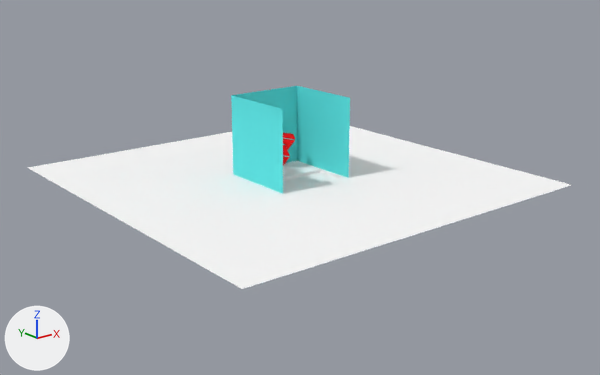
Before and after pictures for a commit that changed the OBJ model src/scene.obj.
Both versions are drawn from a camera (50 mm lens) standing at (-34.7, -44.4, 13.4) and looking at (-0.1, -1.2, -3.9). The axes (+X, +Y, +Z) are drawn at lower left. The lights are the same throughout. Where no turn or scale is listed for an object, it has been applied to the vertices.

The first picture shows 'BackWall_Cube.003', 'Floor_Cube.001', 'LeftWall_Cube.005', 'RightWall_Cube.002', 'Sand_Cube.006', 'Water_Plane.001', 'logo'.
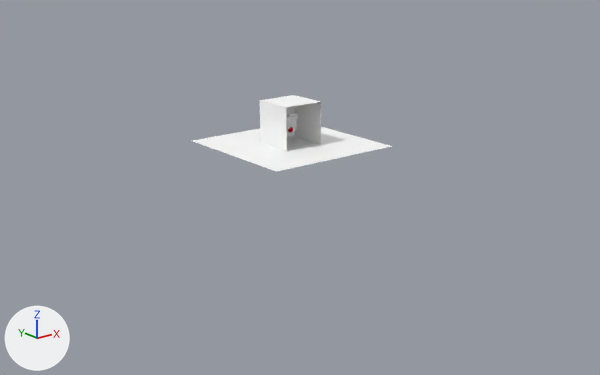
Patch to the scene script:
```diff
--- a/src/scene.obj.py
+++ b/src/scene.obj.py
@@ mat_logo @@
 mat_logo = principled_material('Logo')
-mat_logo.base_color = (1.0, 0.0, 0.0)  # red #ff0000
+mat_logo.base_color = (0.8, 0.8, 0.8)  # white #e7e7e7
 mat_logo.roughness = 1.0
@@ me_backwall_cube_003 @@
 me_backwall_cube_003.from_pydata(...)  # 4 vertices, 2 faces; spans x -2.89..2.89, y 2.89, z -3.48..2.31
-me_backwall_cube_003.vertices[0].co = (-2.89, 2.89, -3.48)  # pixel (233, 175)
-me_backwall_cube_003.vertices[1].co = (-2.89, 2.89, 2.31)  # pixel (231, 95)
-me_backwall_cube_003.vertices[2].co = (2.89, 2.89, -3.48)
-me_backwall_cube_003.vertices[3].co = (2.89, 2.89, 2.31)  # pixel (297, 85)
-me_backwall_cube_003.materials.append(mat_walls)  # cyan #59e7e7
+# me_backwall_cube_003 part 1
+me_backwall_cube_003.vertices[0].co = (-1.5, 1.5, -1.0)  # pixel (260, 142)
+me_backwall_cube_003.vertices[1].co = (-1.5, 1.5, 2.0)  # pixel (259, 100)
+me_backwall_cube_003.vertices[2].co = (1.5, 1.5, -1.0)  # pixel (293, 136)
+me_backwall_cube_003.vertices[3].co = (1.5, 1.5, 2.0)  # pixel (293, 95)
+me_backwall_cube_003.materials.append(mat_floor)  # white #ffffff
@@ me_logo @@
 me_logo.from_pydata(...)  # 96 vertices, 156 faces; spans x -1.29..1.6, y 1.22..2.96, z -3.48..-0.56
+# me_logo part 2: the whole mesh is multiplied about its middle by the matrix ((0.422, -0.231, -0.089), (0.208, 0.426, -0.121), (0.135, 0.066, 0.465)), then moved by (-0.14, -2.0, 2.43)
 me_logo.materials.append(mat_logo)
@@ me_rightwall_cube_002 @@
 me_rightwall_cube_002.from_pydata(...)  # 4 vertices, 2 faces; spans x 2.89, y -2.89..2.89, z -3.48..2.31
-me_rightwall_cube_002.vertices[0].co = (2.89, -2.89, -3.48)
-me_rightwall_cube_002.vertices[1].co = (2.89, -2.89, 2.31)  # pixel (350, 97)
-me_rightwall_cube_002.vertices[2].co = (2.89, 2.89, -3.48)
-me_rightwall_cube_002.vertices[3].co = (2.89, 2.89, 2.31)  # pixel (297, 85)
-me_rightwall_cube_002.materials.append(mat_walls)  # cyan #59e7e7
+# me_rightwall_cube_002 part 3
+me_rightwall_cube_002.vertices[0].co = (1.5, -1.5, -1.0)  # pixel (320, 144)
+me_rightwall_cube_002.vertices[1].co = (1.5, -1.5, 2.0)  # pixel (321, 101)
+me_rightwall_cube_002.vertices[2].co = (1.5, 1.5, -1.0)  # pixel (293, 136)
+me_rightwall_cube_002.vertices[3].co = (1.5, 1.5, 2.0)  # pixel (293, 95)
+me_rightwall_cube_002.materials.append(mat_floor)  # white #ffffff
@@ me_leftwall_cube_001 @@
+me_leftwall_cube_001.from_pydata([(-1.5, -1.5, -1.0), (-1.5, -1.5, 2.0), (-1.5, 1.5, -1.0), (-1.5, 1.5, 2.0)], [], [(2, 1, 0), (2, 3, 1)])
+me_leftwall_cube_001.materials.append(mat_floor)  # white #ffffff
@@ me_floor_plane @@
+me_floor_plane.from_pydata([(-5.0, -5.0, -1.0), (5.0, -5.0, -1.0), (-5.0, 5.0, -1.0), (5.0, 5.0, -1.0)], [], [(1, 2, 0), (1, 3, 2)])
+me_floor_plane.materials.append(mat_floor)  # white #ffffff
@@ me_ceiling_cube_004 @@
+me_ceiling_cube_004.from_pydata([(-1.5, -1.5, 2.0), (-1.5, 1.5, 2.0), (1.5, -1.5, 2.0), (1.5, 1.5, 2.0)], [], [(2, 1, 3), (2, 0, 1)])
+me_ceiling_cube_004.materials.append(mat_floor)  # white #ffffff
@@ ob_floor_cube_001 @@
-ob_floor_cube_001 = bpy.data.objects.new('Floor_Cube.001', me_floor_cube_001)
@@ ob_leftwall_cube_005 @@
-ob_leftwall_cube_005 = bpy.data.objects.new('LeftWall_Cube.005', me_leftwall_cube_005)
@@ ob_sand_cube_006 @@
-ob_sand_cube_006 = bpy.data.objects.new('Sand_Cube.006', me_sand_cube_006)
@@ ob_water_plane_001 @@
-ob_water_plane_001 = bpy.data.objects.new('Water_Plane.001', me_water_plane_001)
@@ ob_sphere_g_icosphere_001 @@
+ob_sphere_g_icosphere_001 = bpy.data.objects.new('Sphere_G_Icosphere.001', me_sphere_g_icosphere_001)  # an icosphere of 80 faces spanning x -0.19..0.19, y -0.2..0.2, z -0.2..0.2; in mat_green (red #e70000)
+ob_sphere_g_icosphere_001.location = (0.0, 0.0, 0.0)
@@ ob_leftwall_cube_001 @@
+ob_leftwall_cube_001 = bpy.data.objects.new('LeftWall_Cube.001', me_leftwall_cube_001)
+ob_leftwall_cube_001.location = (0.0, 0.0, 0.0)
@@ ob_floor_plane @@
+ob_floor_plane = bpy.data.objects.new('Floor_Plane', me_floor_plane)
+ob_floor_plane.location = (0.0, 0.0, 0.0)
@@ ob_ceiling_cube_004 @@
+ob_ceiling_cube_004 = bpy.data.objects.new('Ceiling_Cube.004', me_ceiling_cube_004)
+ob_ceiling_cube_004.location = (0.0, 0.0, 0.0)
```

Pixel boxes [x1, y1, x2, y2] of what changed, in the pictures (600 x 375 px; the box of a moved part takes in the faces that stretch with it):
'Floor_Cube.001', deleted
    before: [29, 126, 571, 289]
'LeftWall_Cube.005', deleted (cyan)
    before: [231, 95, 283, 194]
'RightWall_Cube.002', recoloured, reshaped
    before: [297, 86, 350, 178]
    after: [294, 102, 321, 144]
'Floor_Plane', added
    after: [192, 127, 391, 172]
'BackWall_Cube.003', recoloured, reshaped
    before: [232, 86, 297, 163]
    after: [286, 106, 294, 137]
'LeftWall_Cube.001', added
    after: [260, 101, 287, 151]
'Water_Plane.001', deleted
    before: [283, 172, 336, 188]
'logo', recoloured
    both: [283, 113, 298, 166]
'Ceiling_Cube.004', added
    after: [260, 95, 320, 107]
'Sand_Cube.006', deleted
    before: [283, 161, 304, 175]
'Sphere_G_Icosphere.001', added
    after: [288, 127, 293, 132]
part 2 of me_logo, moved or reshaped
    before: [283, 133, 295, 166]
    after: [286, 113, 298, 134]
